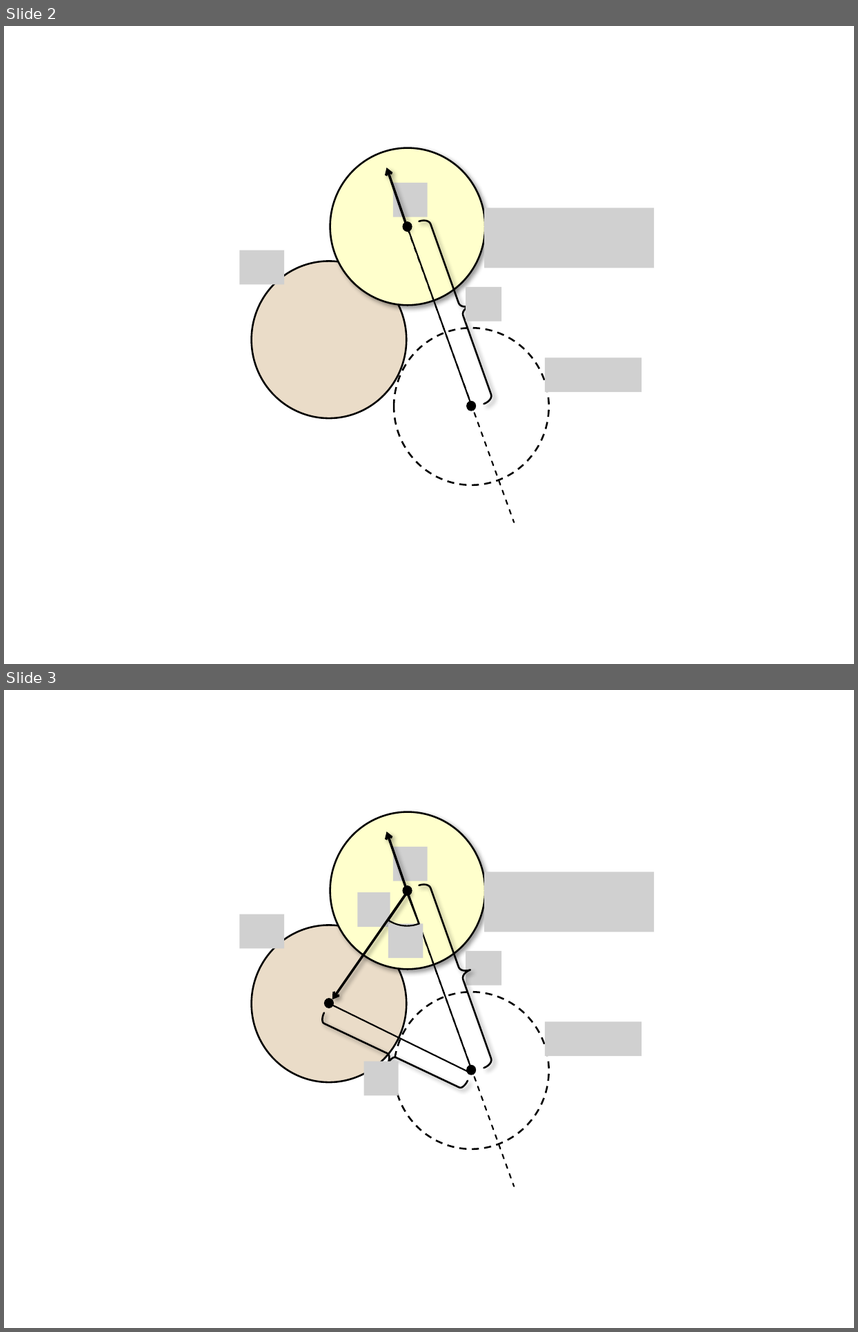
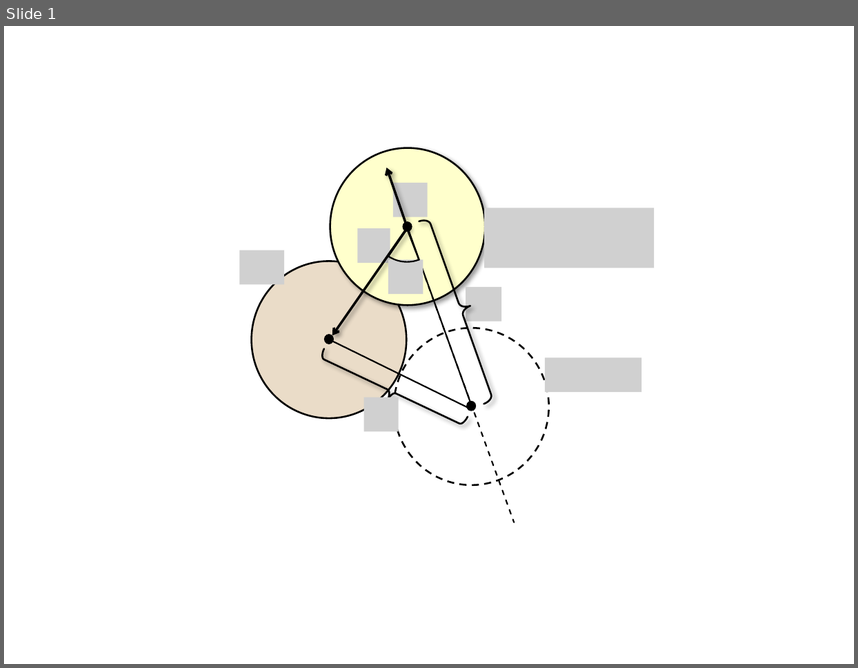
Before and after one commit to Ian-Parberry/sage-docs, a slide deck: Doxygen/physics/1. Pool End Game/newfigs.pptx. Shown one above the other, each under a label of ours: slides 2 and 3 before the commit, slide 1 after it. The pictures are 858x1332 and 858x668 pixels, drawn with LibreOffice and Linux fonts; fonts in the diff are those of the drawing; grey boxes stand for pictures. Boxes give left, top, right and bottom in pixels: in the first picture for what was removed or moved away, otherwise in the second. Text is boxed around its words. In the diff, an @@ line names an element or a change of style, - is before the commit and + after.

```diff
--- a/Doxygen/physics/1. Pool End Game/newfigs.pptx
+++ b/Doxygen/physics/1. Pool End Game/newfigs.pptx
@@ slide 2 removed at [4,26,854,664], background #FFFFFF @@
@@ ellipse removed at [330,147,485,305] @@
@@ arrow removed from (408, 228) to (386, 167) @@
@@ picture removed at [393,183,428,216] @@
@@ picture removed at [484,208,654,268] @@
@@ ellipse removed at [403,221,412,232] @@
@@ line removed from (408, 228) to (514, 521) @@
@@ line removed from (408, 228) to (473, 410) @@
@@ right brace removed at [419,214,504,404] @@
@@ picture removed at [239,250,285,283] @@
@@ ellipse removed at [252,261,406,418] @@
@@ picture removed at [466,287,501,321] @@
@@ ellipse removed at [394,328,549,485] @@
@@ picture removed at [545,357,642,392] @@
@@ ellipse removed at [466,401,476,411] @@
@@ what was slide 3 is now slide 1 @@
```
Also in this commit, not shown: 1 slide changed, 1 slide added, 1 other slide removed, 16 other files.
